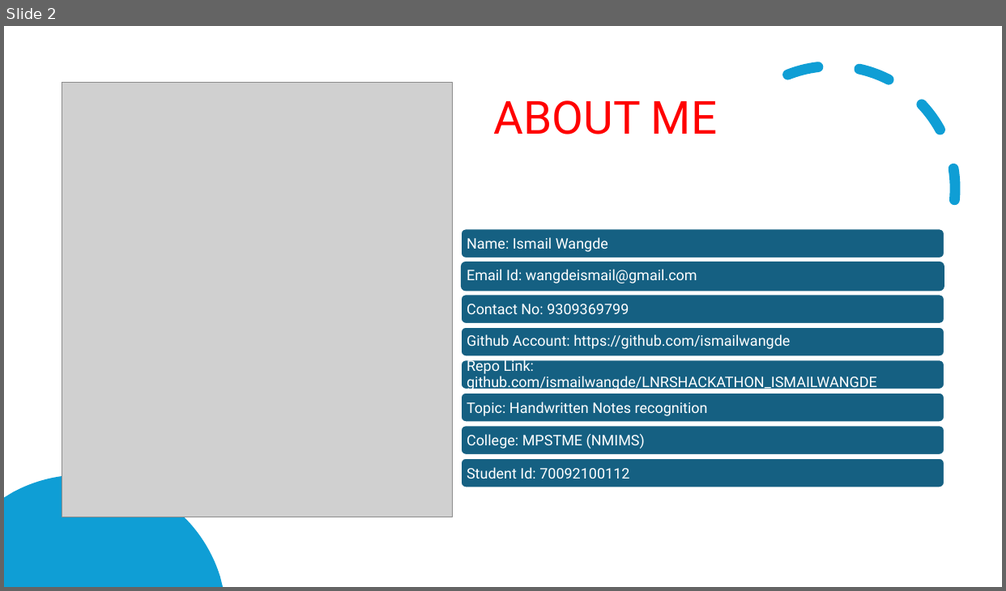
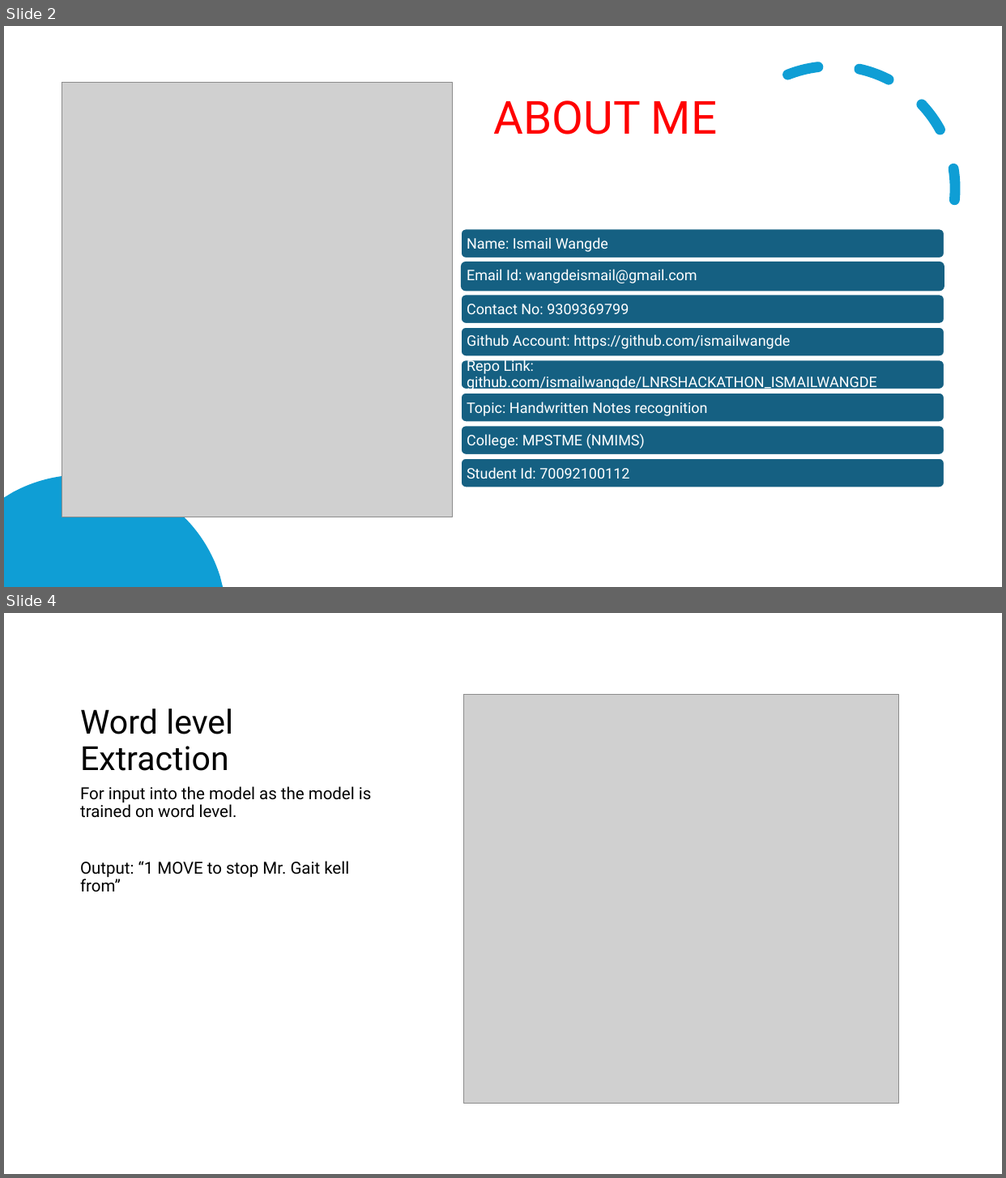
Before and after one commit to ismailwangde/LNRSHACKATHON_ISMAILWANGDE, a slide deck: LNRS_HACKATHON_2024_v1.pptx. Shown one above the other, each under a label of ours: slide 2 before the commit, slides 2 and 4 after it; the slides between them are not shown. The pictures are 1006x591 and 1006x1178 pixels, drawn with LibreOffice and Linux fonts; fonts in the diff are those of the drawing; grey boxes stand for pictures. Boxes give left, top, right and bottom in pixels: in the first picture for what was removed or moved away, otherwise in the second. Text is boxed around its words. In the diff, an @@ line names an element or a change of style, - is before the commit and + after.

```diff
--- a/LNRS_HACKATHON_2024_v1.pptx
+++ b/LNRS_HACKATHON_2024_v1.pptx
@@ slide 4 added at [4,613,1002,1174], background #FFFFFF @@
@@ title added at [80,709,233,771], 32 pt, text #000000 @@
+Word level Extraction
@@ picture added at [463,695,898,1103] @@
@@ text added at [80,786,372,892], 16 pt, text #000000 @@
+For input into the model as the model is trained on word level.
+Output: “1 MOVE to stop Mr. Gait kell from”
```
Also in this commit, not shown: 2 other slides added.
